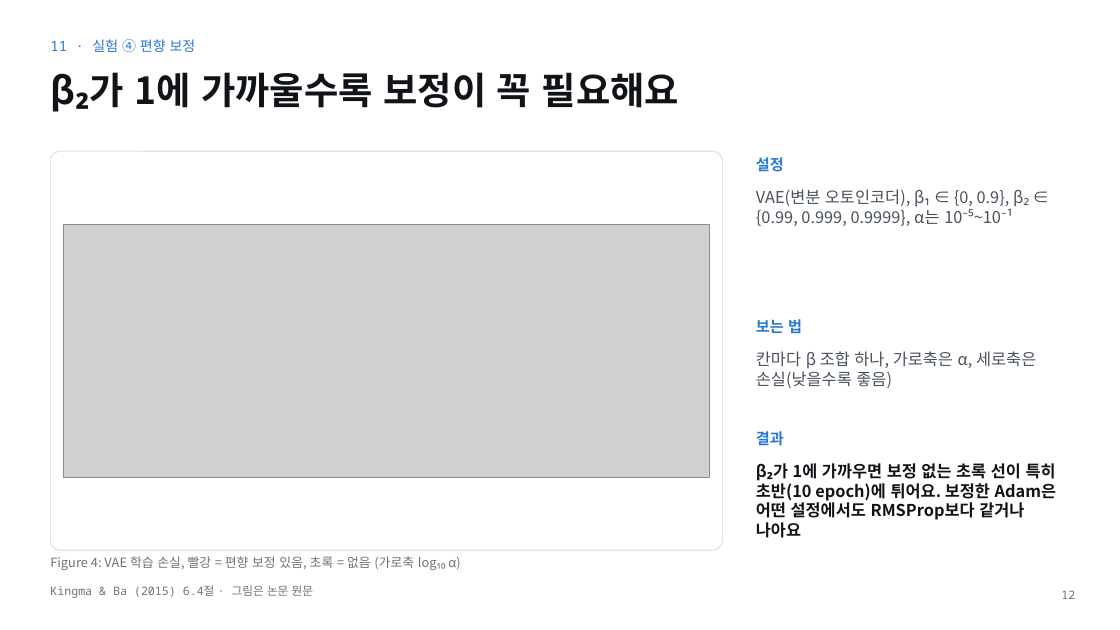
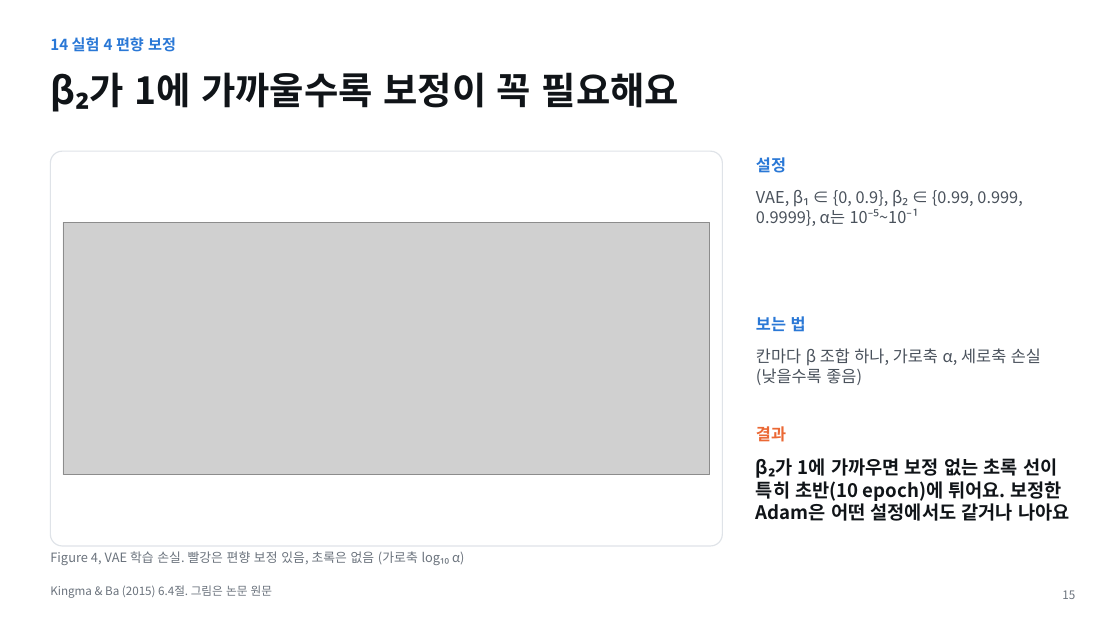
Before and after one commit to tkdgh123/tkdgh123.github.io, a slide deck: slide 15 of adam/Adam_PaperSeminar.pptx (slide 12 before the commit). Drawn at 1120x630 pixels with LibreOffice and Linux fonts; fonts in the diff are those of the drawing; grey boxes stand for pictures. Boxes give left, top, right and bottom in pixels: in the first picture for what was removed or moved away, otherwise in the second. Text is boxed around its words. In the diff, an @@ line names an element or a change of style, - is before the commit and + after.

```diff
--- a/adam/Adam_PaperSeminar.pptx
+++ b/adam/Adam_PaperSeminar.pptx
@@ text at (50,37,176,52): text changed; size 12 to 13 pt; font Noto Sans Mono to Noto Sans CJK KR; bold on @@
-11 · 실험 ④ 편향 보정
+14 실험 4 편향 보정
@@ rounded rectangle: place and size @@
-rounded rectangle at (50,151,723,550)
+rounded rectangle at (50,151,723,546)
@@ rounded rectangle at (50,151,723,546): proportions changed @@
@@ text "설정" at (756,157,786,173): size 13 to 14 pt @@
@@ text at (756,190,1022,226): text changed @@
-VAE(변분 오토인코더), β₁ ∈ {0, 0.9}, β₂ ∈ {0.99, 0.999, 0.9999}, α는 10⁻⁵~10⁻¹
+VAE, β₁ ∈ {0, 0.9}, β₂ ∈ {0.99, 0.999, 0.9999}, α는 10⁻⁵~10⁻¹
@@ text "보는 법" at (756,316,806,332): size 13 to 14 pt @@
@@ text at (756,348,1041,385): text changed @@
-칸마다 β 조합 하나, 가로축은 α, 세로축은 손실(낮을수록 좋음)
+칸마다 β 조합 하나, 가로축 α, 세로축 손실(낮을수록 좋음)
@@ text "결과" at (756,426,786,442): size 13 to 14 pt, text colour #2A78D6 to #EB6834 @@
@@ text at (756,458,1069,521): text changed; size 14 to 16 pt @@
-β₂가 1에 가까우면 보정 없는 초록 선이 특히 초반(10 epoch)에 튀어요. 보정한 Adam은 어떤 설정에서도 RMSProp보다 같거나 나아요
+β₂가 1에 가까우면 보정 없는 초록 선이 특히 초반(10 epoch)에 튀어요. 보정한 Adam은 어떤 설정에서도 같거나 나아요
@@ text at (50,551,464,565): text changed @@
-Figure 4: VAE 학습 손실, 빨강 = 편향 보정 있음, 초록 = 없음 (가로축 log₁₀ α)
+Figure 4, VAE 학습 손실. 빨강은 편향 보정 있음, 초록은 없음 (가로축 log₁₀ α)
@@ text at (50,585,272,598): text changed; font Noto Sans Mono to Noto Sans CJK KR @@
-Kingma & Ba (2015) 6.4절 · 그림은 논문 원문
+Kingma & Ba (2015) 6.4절. 그림은 논문 원문
@@ page number at (1062,590,1075,599): text changed; font Noto Sans Mono to Noto Sans CJK KR @@
-12
+15
```
Also in this commit, not shown: 7 other slides changed, 9 slides added, 6 slides removed, 1 other file.
